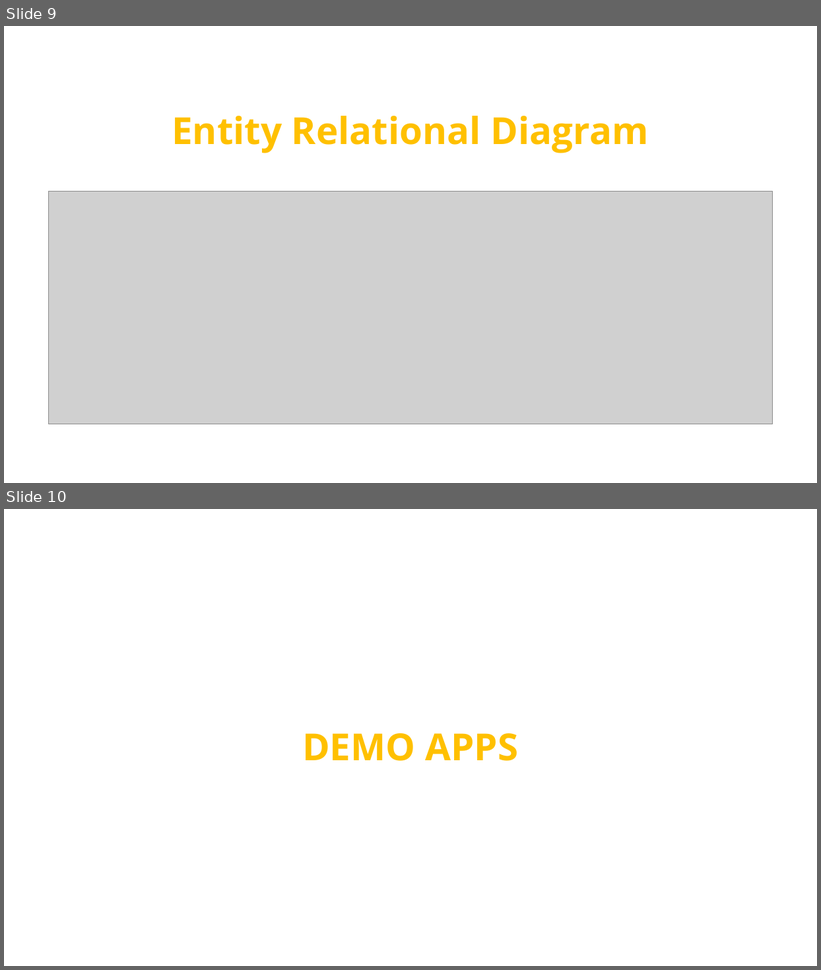
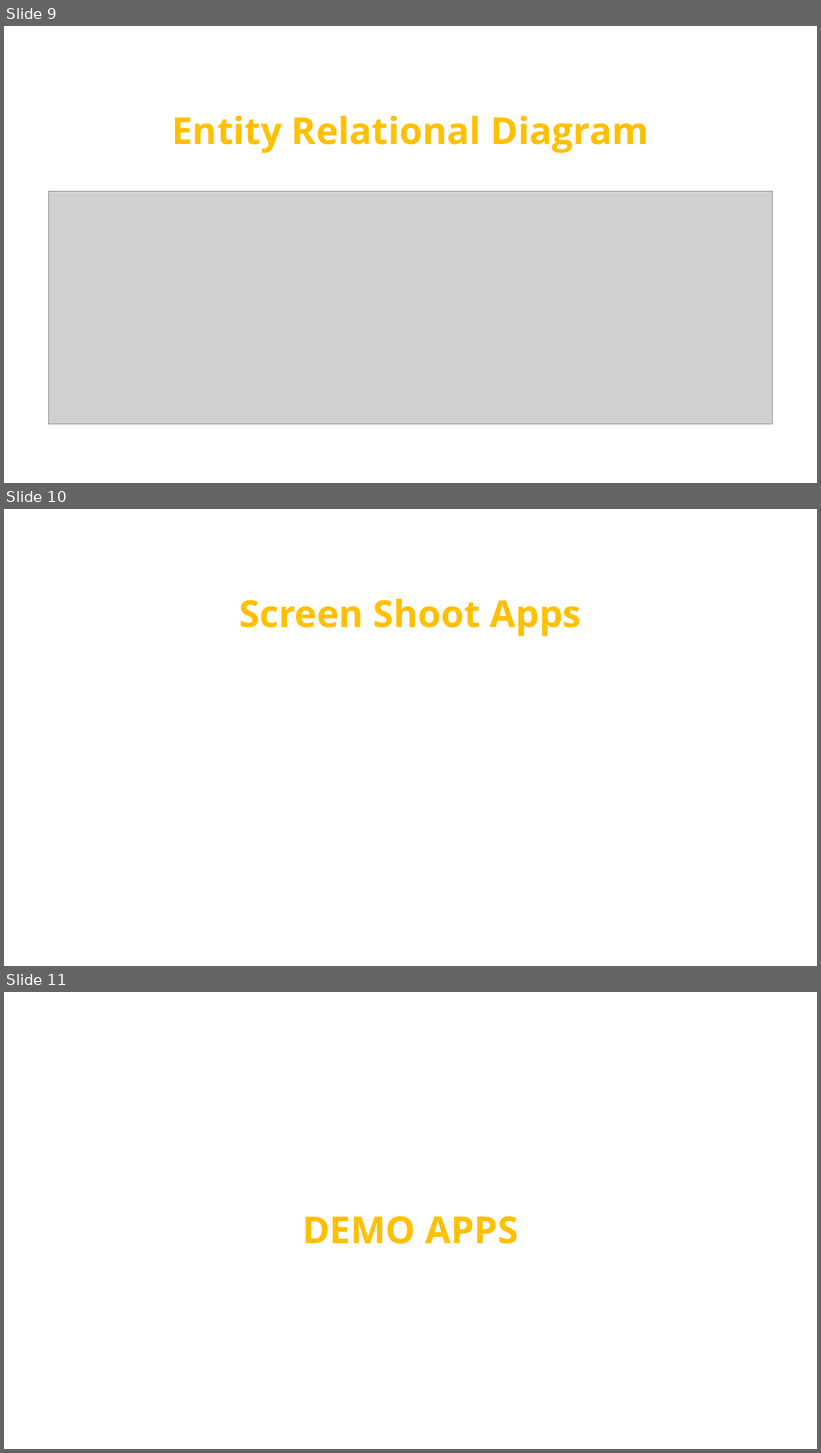
Before and after one commit to chanlyseptian/back-end-mini-project-Food-Order, a slide deck: PPT - Food Order.pptx. Shown one above the other, each under a label of ours: slides 9 and 10 before the commit, slides 9, 10 and 11 after it. The pictures are 821x970 and 821x1453 pixels, drawn with LibreOffice and Linux fonts; fonts in the diff are those of the drawing; grey boxes stand for pictures. Boxes give left, top, right and bottom in pixels: in the first picture for what was removed or moved away, otherwise in the second. Text is boxed around its words. In the diff, an @@ line names an element or a change of style, - is before the commit and + after.

Commit message:
add screenshoot app files and ppt

```diff
--- a/PPT - Food Order.pptx
+++ b/PPT - Food Order.pptx
@@ slide 10 added at box(4, 509, 817, 966), background #FFFFFF; not listed: 6 template elements that a slide beside it also shows @@
@@ title added at box(239, 599, 581, 636), 44 pt, text #FFC000, bold @@
+Screen Shoot Apps
@@ what was slide 10 is now slide 11 @@
```
Also in this commit, not shown: 14 other files.
